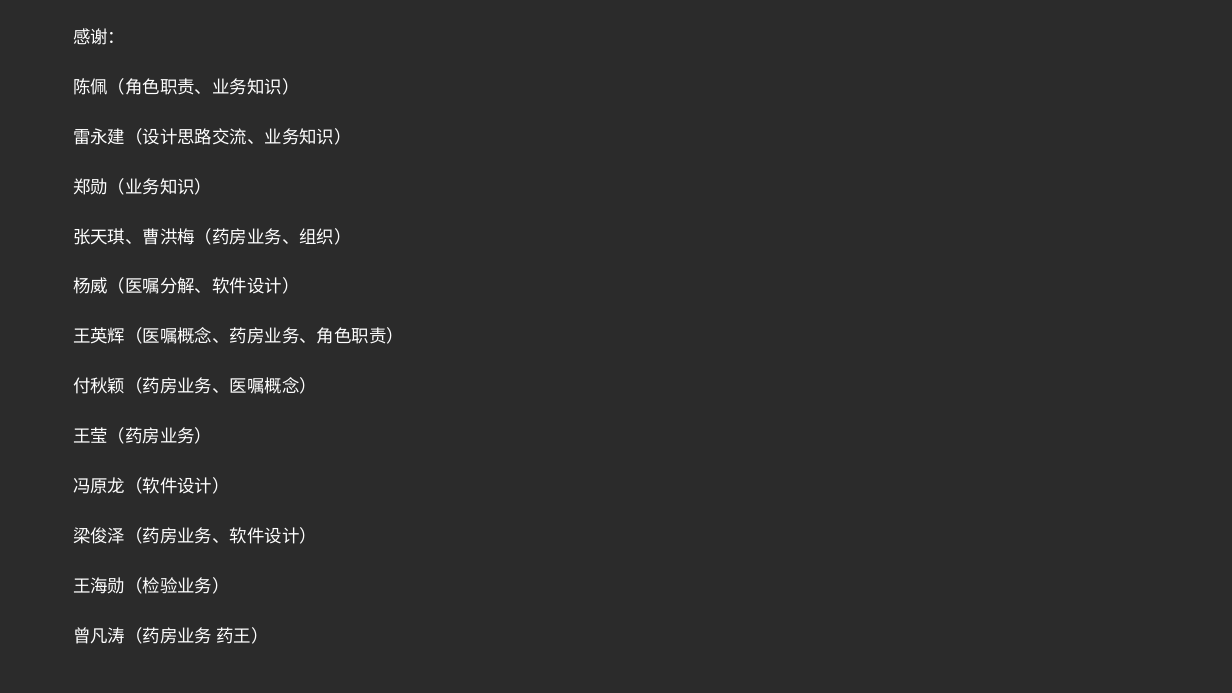
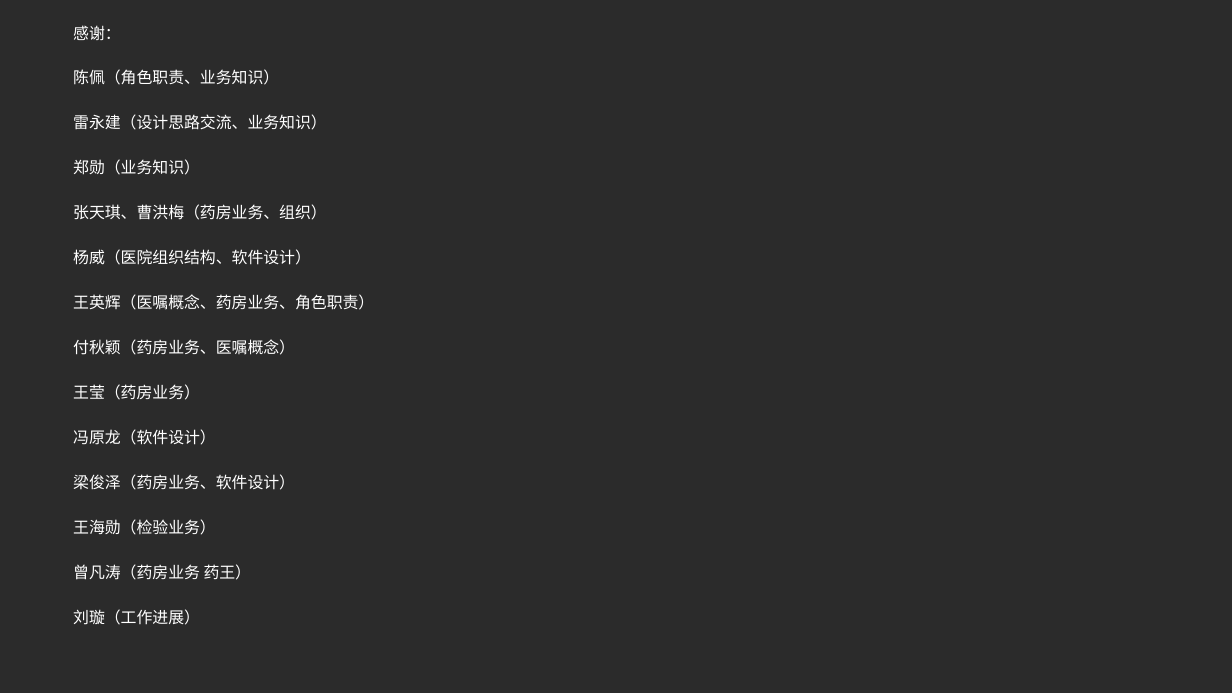
Before and after one commit to AppSecAI-TEST/hospital, a slide deck: slide 8 of doc/状态报告 2017-6-2.pptx. Drawn at 1232x693 pixels with LibreOffice and Linux fonts; fonts in the diff are those of the drawing; background and template pictures are left out; a plain dark background stands for a picture behind light text. Boxes give left, top, right and bottom in pixels: in the first picture for what was removed or moved away, otherwise in the second. Text is boxed around its words. In the diff, an @@ line names an element or a change of style, - is before the commit and + after.

```diff
--- a/doc/状态报告 2017-6-2.pptx
+++ b/doc/状态报告 2017-6-2.pptx
@@ text at [73,25,374,580]: size 13.6 to 12.4 pt in "感谢：", "陈佩（角色职责、业务知识）", "雷永建（设计思路交流、业务知识）", "郑勋（业务知识）" and 8 more places; line spacing 1.4 to 1.3 @@
@@ text at [73,249,311,265]: text changed; size 13.6 to 12.4 pt @@
-杨威（医嘱分解、软件设计）
+杨威（医院组织结构、软件设计）
@@ text at [73,609,200,625]: paragraph added @@
+刘璇（工作进展）
```
